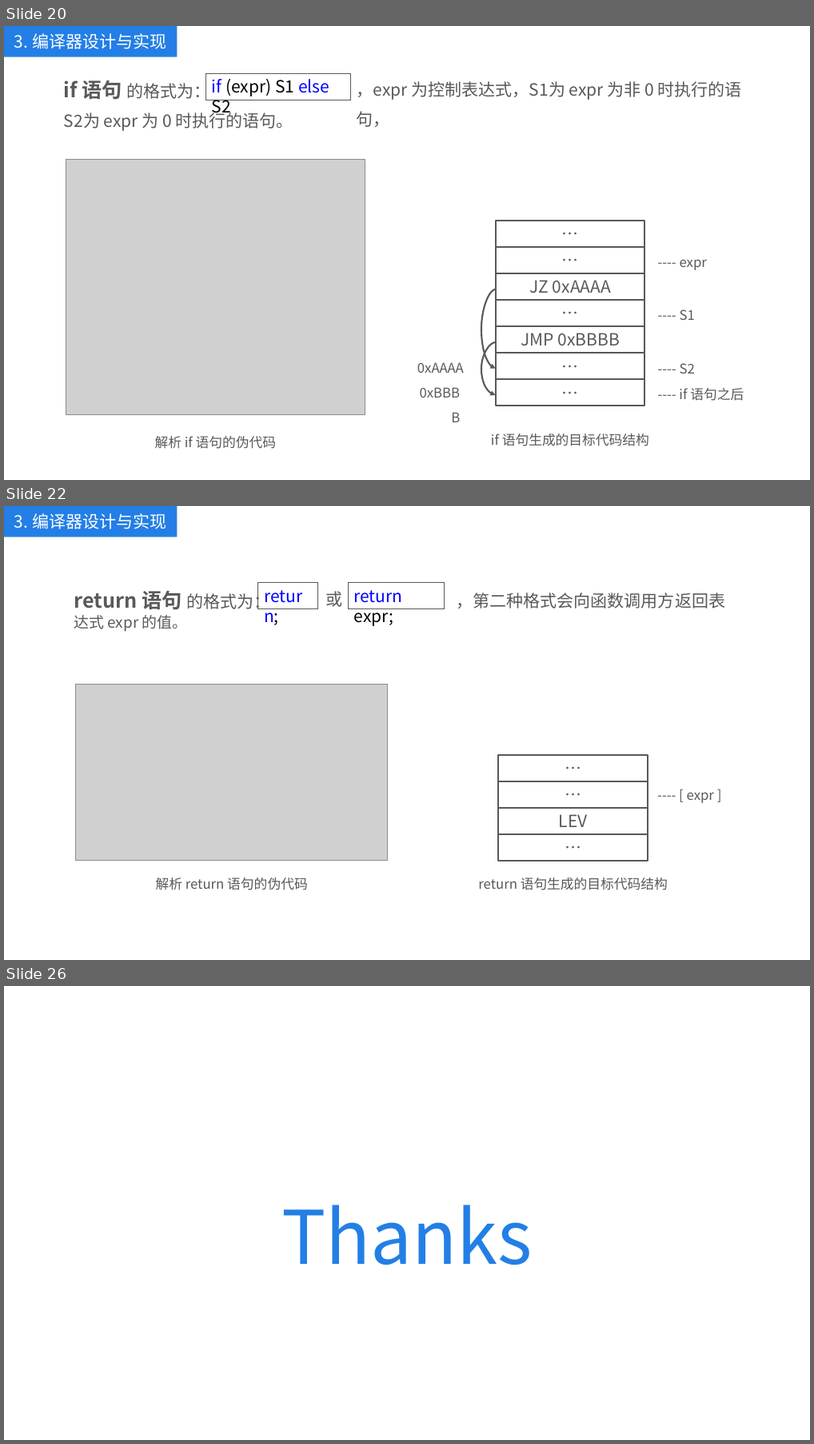
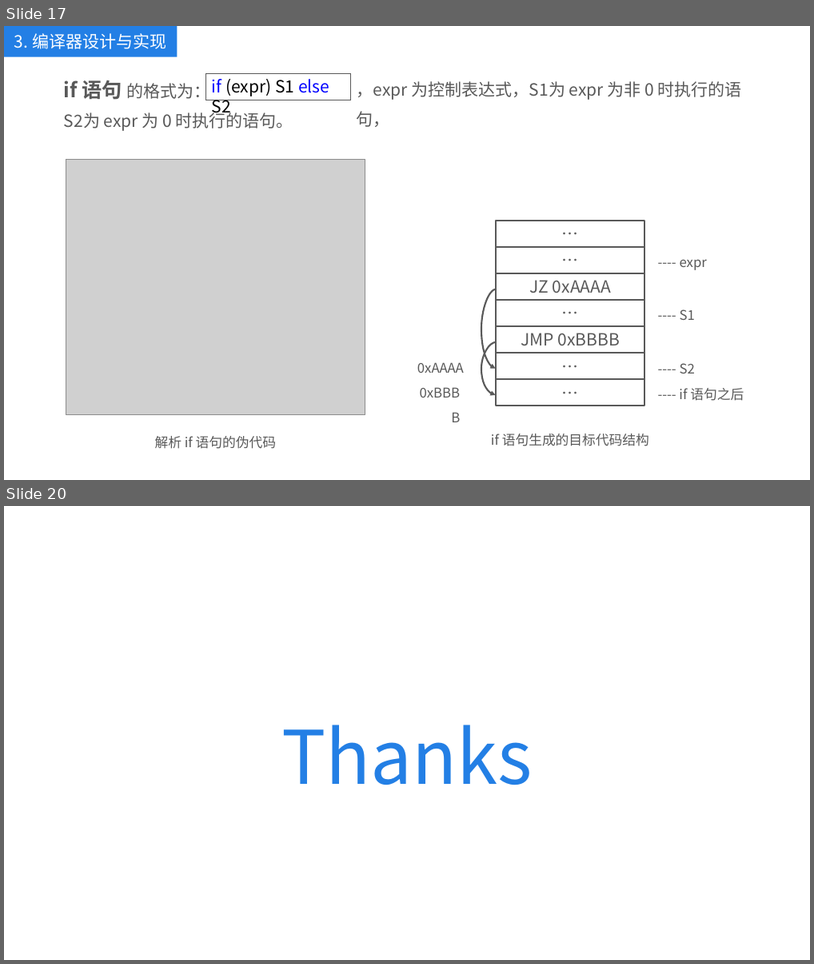
Before and after one commit to kkli28/cc, a slide deck: 论文相关/答辩ppt.pptx. Shown one above the other, each under a label of ours: slides 20, 22 and 26 before the commit, slides 17 and 20 after it; the slides between them are not shown. The pictures are 814x1444 and 814x964 pixels, drawn with LibreOffice and Linux fonts; fonts in the diff are those of the drawing; grey boxes stand for pictures. Boxes give left, top, right and bottom in pixels: in the first picture for what was removed or moved away, otherwise in the second. Text is boxed around its words. In the diff, an @@ line names an element or a change of style, - is before the commit and + after.

```diff
--- a/论文相关/答辩ppt.pptx
+++ b/论文相关/答辩ppt.pptx
@@ slide 22 removed at (4,506,810,960), background #FFFFFF @@
@@ rectangle removed at (4,506,177,537) @@
-3. 编译器设计与实现
@@ text removed at (142,585,302,610) @@
-return 语句 的格式为：
@@ rectangle removed at (258,583,318,609) @@
-return;
@@ text removed at (326,591,342,607) @@
-或
@@ rectangle removed at (348,583,445,609) @@
-return expr;
@@ text removed at (456,592,726,608) @@
-，第二种格式会向函数调用方返回表
@@ text removed at (74,615,188,632) @@
-达式 expr 的值。
@@ picture removed at (76,684,388,860) @@
@@ rectangle removed at (499,755,648,781) @@
-…
@@ rectangle removed at (499,781,648,808) @@
-…
@@ text removed at (687,792,714,803) @@
----- [ expr ]
@@ rectangle removed at (499,808,648,834) @@
-LEV
@@ rectangle removed at (499,834,648,860) @@
-…
@@ text removed at (156,877,308,890) @@
-解析 return 语句的伪代码
@@ text removed at (478,877,668,890) @@
-return 语句生成的目标代码结构
@@ what was slide 20 is now slide 17 @@
@@ what was slide 26 is now slide 20 @@
```
Also in this commit, not shown: 12 slides changed, 5 other slides removed, 7 other files.
